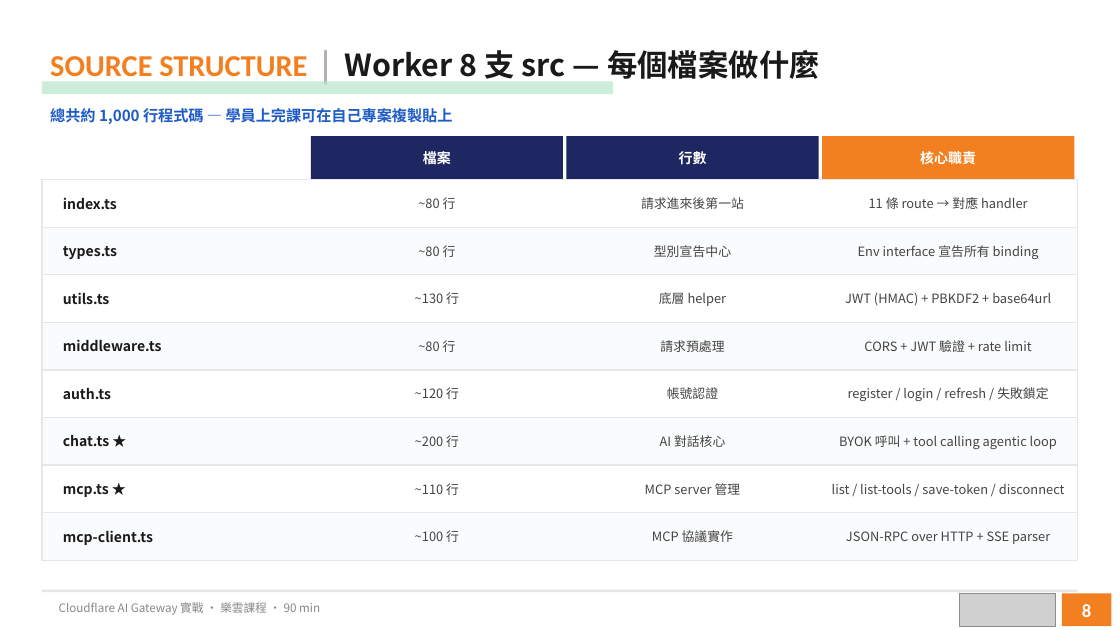
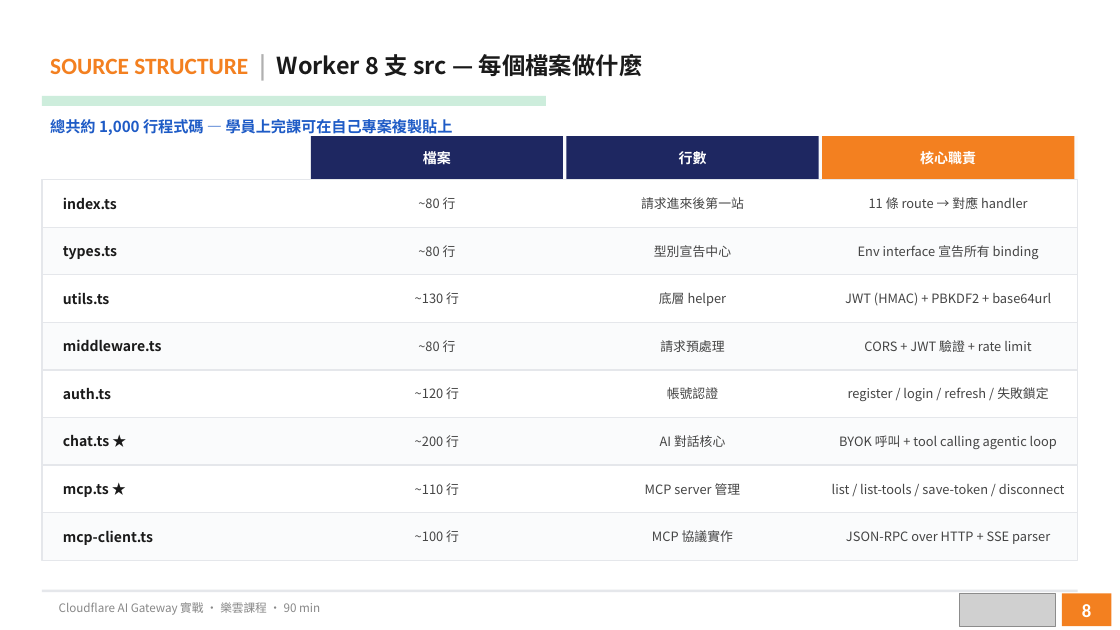
Before and after one commit to victor-workspace/cloudflare-aigw-course, a slide deck: slide 8 of slides/aigw-course.pptx. Drawn at 1120x630 pixels with LibreOffice and Linux fonts; fonts in the diff are those of the drawing; grey boxes stand for pictures. Boxes give left, top, right and bottom in pixels: in the first picture for what was removed or moved away, otherwise in the second. Text is boxed around its words. In the diff, an @@ line names an element or a change of style, - is before the commit and + after.

```diff
--- a/slides/aigw-course.pptx
+++ b/slides/aigw-course.pptx
@@ text "SOURCE STRUCTURE | Worker 8 ..." at <box>50,54,643,76</box>: size 26 to 20 pt @@
@@ text "總共約 1,000 行程式碼 — 學員上完課可在自己專案複製貼上": place and size @@
-text "總共約 1,000 行程式碼 — 學員上完課可在自己專案複製貼上" at <box>50,108,453,124</box>
+text "總共約 1,000 行程式碼 — 學員上完課可在自己專案複製貼上" at <box>50,119,453,135</box>
@@ rectangle: place and size @@
-rectangle at <box>42,82,613,94</box>
+rectangle at <box>42,96,546,106</box>
```
Also in this commit, not shown: 9 other slides changed, 1 slide added, 1 slide removed, 3 other files.
